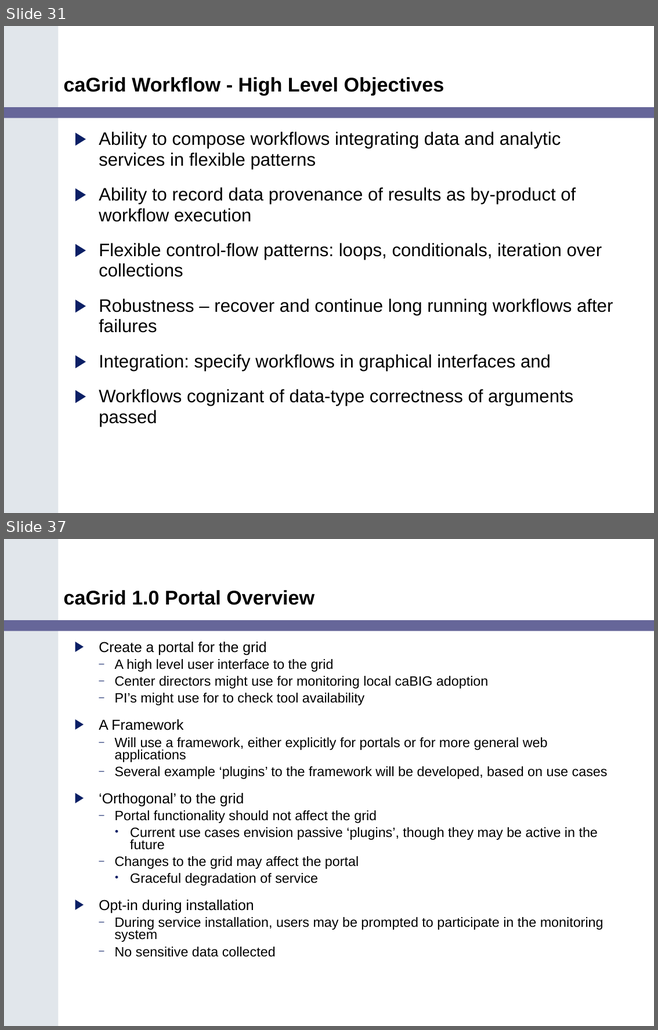
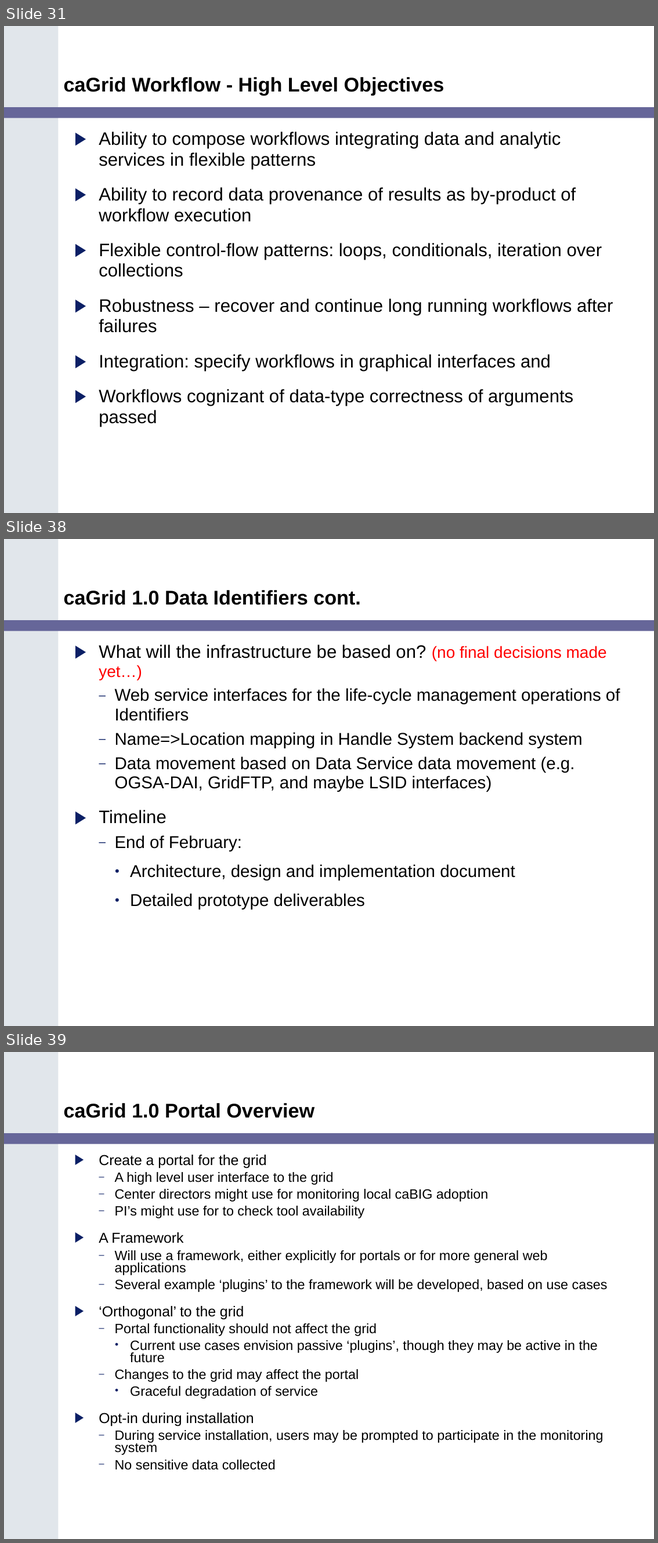
Before and after one commit to NCIP/cagrid-portal, a slide deck: cagrid-1-0/Documentation/presentations/200602_VCDE_ARCH/caGrid_Update_Arch_VCDE_Feb1.ppt. Shown one above the other, each under a label of ours: slides 31 and 37 before the commit, slides 31, 38 and 39 after it; the slides between them are not shown. The pictures are 658x1030 and 658x1543 pixels, drawn with LibreOffice and Linux fonts; fonts in the diff are those of the drawing; background and template pictures are left out. Boxes give left, top, right and bottom in pixels: in the first picture for what was removed or moved away, otherwise in the second. Text is boxed around its words. In the diff, an @@ line names an element or a change of style, - is before the commit and + after.

```diff
--- a/cagrid-1-0/Documentation/presentations/200602_VCDE_ARCH/caGrid_Update_Arch_VCDE_Feb1.ppt
+++ b/cagrid-1-0/Documentation/presentations/200602_VCDE_ARCH/caGrid_Update_Arch_VCDE_Feb1.ppt
@@ slide 38 added at [4,539,654,1026], background #FFFFFF; not listed: 2 template elements that a slide beside it also shows @@
@@ title added at [64,590,361,605], 22 pt, text #000000, bold @@
+caGrid 1.0 Data Identifiers cont.
@@ text added at [99,645,620,910], 19 pt, text #000000 @@
+▶ What will the infrastructure be based on? (no final decisions made yet…)
+  – Web service interfaces for the life-cycle management operations of Identifiers
+  – Name=>Location mapping in Handle System backend system
+  – Data movement based on Data Service data movement (e.g. OGSA-DAI, GridFTP, and maybe LSID interfaces)
+▶ Timeline
+  – End of February:
+    • Architecture, design and implementation document
+    • Detailed prototype deliverables
@@ what was slide 37 is now slide 39 @@
```
Also in this commit, not shown: 7 slides changed, 2 other slides added, 1 slide removed.
